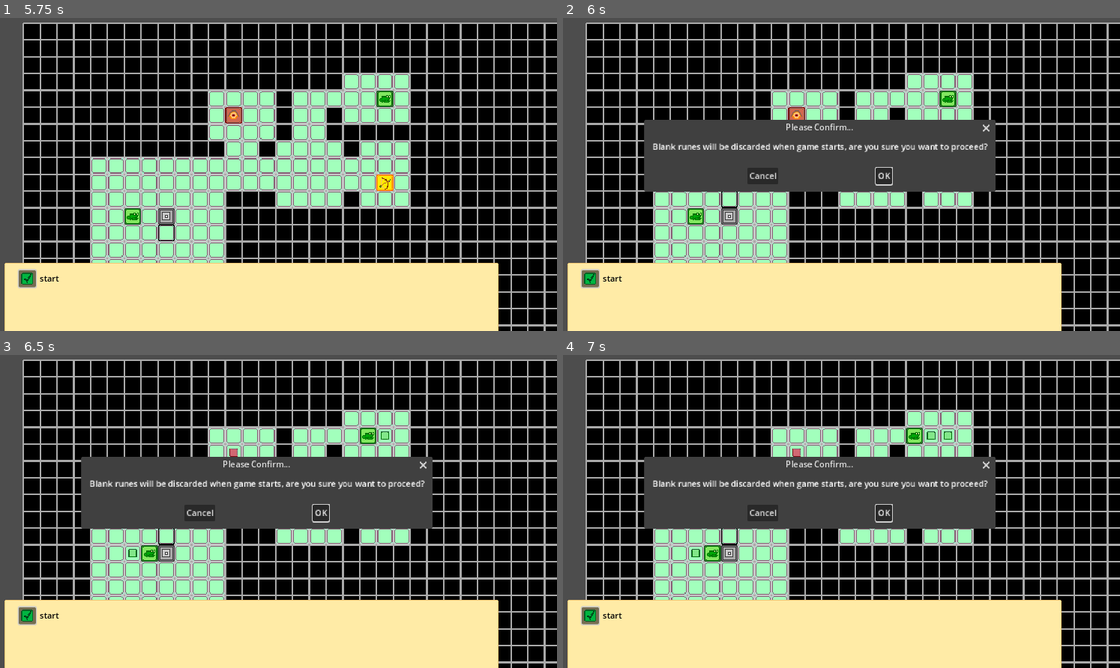
Above: before the commit, frames 1-4 (two rows, left to right).
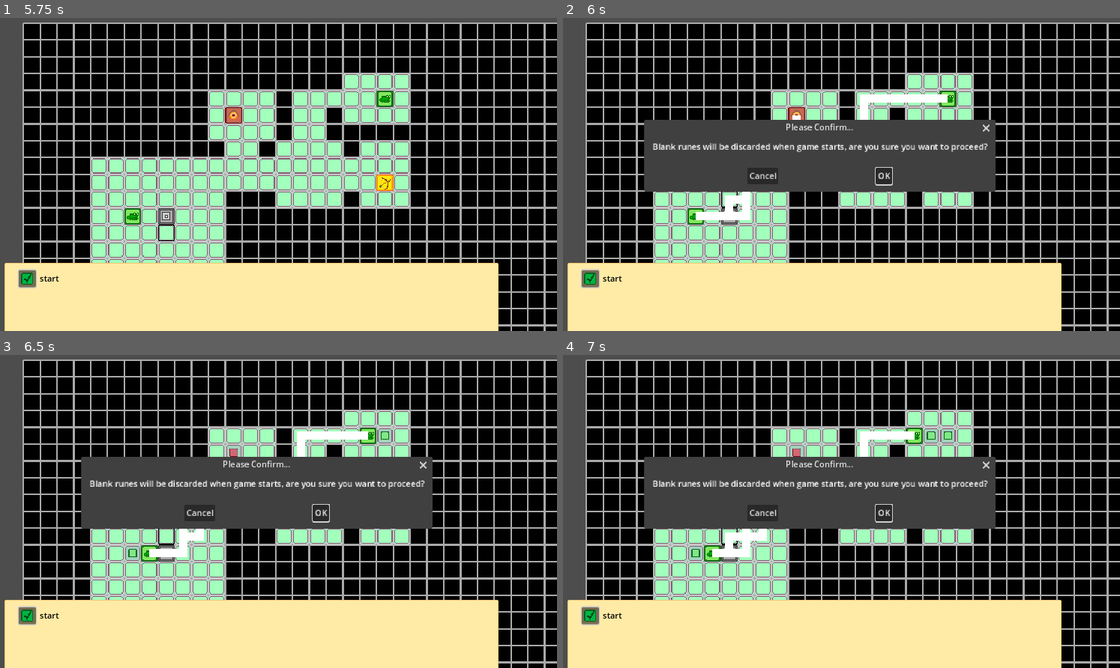
Above: after the commit, the same moments.

Repository: batgnome/rune_new
Game: Godot game, scene res://scenes/map_player.tscn
The game is run twice, just before and just after one commit, with the same random seed, the same clock (stepped at 60 frames per second) and the same inputs.
Inputs (mouse positions are in pixels of both pictures, inside the frame that each line leads up to):
- Up to frame 1 (5.75 s): click (27, 277) at 0.5 s; click (27, 277) at 1.25 s; click "OK" at 2 s; tap Enter at 2.75 s; move the mouse to (167, 215) at 2.77 s; hold W (up) 2.78-3.5 s; click (167, 215) at 2.92 s; click "OK" at 3.5 s; tap Space at 4.25 s; move the mouse to (167, 233) at 4.27 s; hold W (up) 4.28-5 s; click (167, 233) at 4.42 s; click "Cancel" at 5 s
- Up to frame 2 (6 s): tap Enter at 5.75 s; move the mouse to (730, 199) at 5.77 s; hold A (left) from 5.78 s (still down); click (730, 199) at 5.92 s
- Up to frame 3 (6.5 s): keep holding A (left)
- Up to frame 4 (7 s): keep holding A (left); tap Space at 6.5 s; move the mouse to (713, 552) at 6.52 s; click (713, 552) at 6.67 s

Frame 1 is identical in both runs. In frame 2, 1.0% of the frame differs, in the area x 23-70%, y 24-65%; in frame 3, 1.0%; in frame 4, 1.1%, in the area x 22-71%, y 23-66%.

Commit message:
fixed enemy tail blocking

Diff:
--- a/Scripts/enemy.gd
+++ b/Scripts/enemy.gd
@@ -51,9 +51,9 @@
 	tilemap.astargrid.set_point_solid(tilemap.local_to_map(global_position),false)
 	if pos != global_position:
 		tail_position.append(global_position)
-		tilemap.astargrid.set_point_solid(tilemap.local_to_map(tail_position[tail_position.size()-1]),false)
+		tilemap.astargrid.set_point_solid(tilemap.local_to_map(global_position),true)
 		if tail_position.size() > maxsize+1:
-			tilemap.astargrid.set_point_solid(tilemap.local_to_map(global_position),true)
+			tilemap.astargrid.set_point_solid(tilemap.local_to_map(tail_position[0]),false)
 			tail_position.pop_front()
 		else:
 			create_tail()
@@ -102,7 +102,7 @@
 				queue_redraw()
 
 func _draw():
-	#update_path()
+	update_path()
 	pass
 
 func pos_tran(pos):
